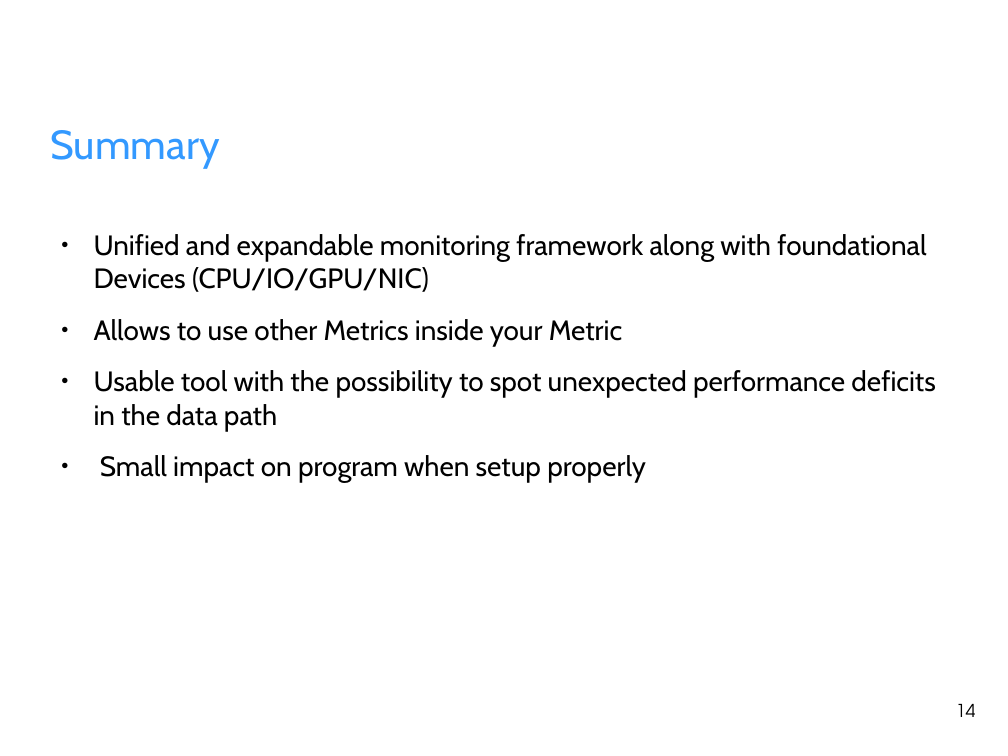
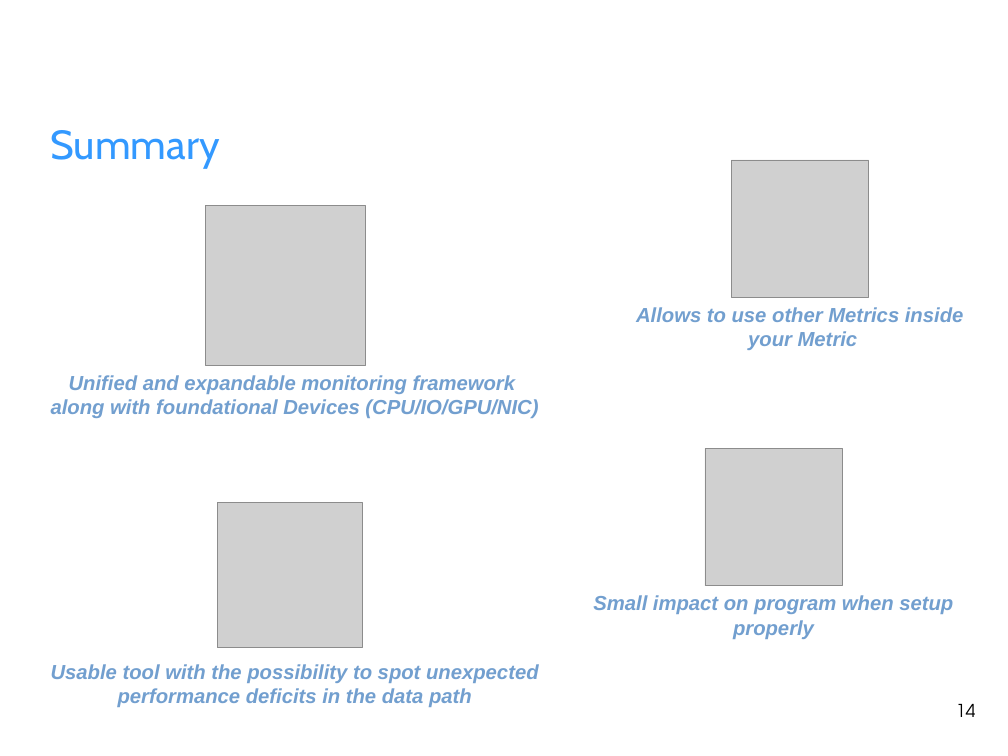
Before and after one commit to fhilprec/HardwareMonitoring, a slide deck: slide 14 of ProjectPresentation.odp. Drawn at 1008x756 pixels with LibreOffice and Linux fonts; fonts in the diff are those of the drawing; grey boxes stand for pictures; background and template pictures are left out. Boxes give left, top, right and bottom in pixels: in the first picture for what was removed or moved away, otherwise in the second. Text is boxed around its words. In the diff, an @@ line names an element or a change of style, - is before the commit and + after.

```diff
--- a/ProjectPresentation.odp
+++ b/ProjectPresentation.odp
@@ picture added at (732, 160, 869, 297) @@
@@ picture added at (206, 206, 366, 366) @@
@@ text removed at (94, 234, 935, 483) @@
-● Unified and expandable monitoring framework along with foundational Devices (CPU/IO/GPU/NIC)
-● Allows to use other Metrics inside your Metric
-● Usable tool with the possibility to spot unexpected performance deficits in the data path
-● Small impact on program when setup properly
@@ text added at (636, 307, 964, 350), 16 pt, text #729FCF, bold, italic @@
+Allows to use other Metrics inside
+your Metric
@@ text added at (51, 375, 538, 418), 16 pt, text #729FCF, bold, italic @@
+Unified and expandable monitoring framework
+along with foundational Devices (CPU/IO/GPU/NIC)
@@ picture added at (705, 449, 842, 586) @@
@@ picture added at (217, 503, 362, 649) @@
@@ text added at (593, 595, 953, 639), 16 pt, text #729FCF, bold, italic @@
+Small impact on program when setup properly
@@ text added at (51, 664, 539, 707), 16 pt, text #729FCF, bold, italic @@
+Usable tool with the possibility to spot unexpected performance deficits in the data path
```
Also in this commit, not shown: 1 other slide changed, 2 slides added, 2 slides removed.
